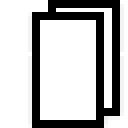
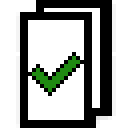
Layer changes from the first 128×128 image to the second:
added layer "tick1" above "1" over box(28, 52, 84, 96)
renamed "saveSeedButton.png" to "1", painted on it over box(16, 0, 124, 128)
added layer "tick2" above "2" over box(32, 52, 88, 96)
added layer "2" over box(20, 0, 116, 128)
